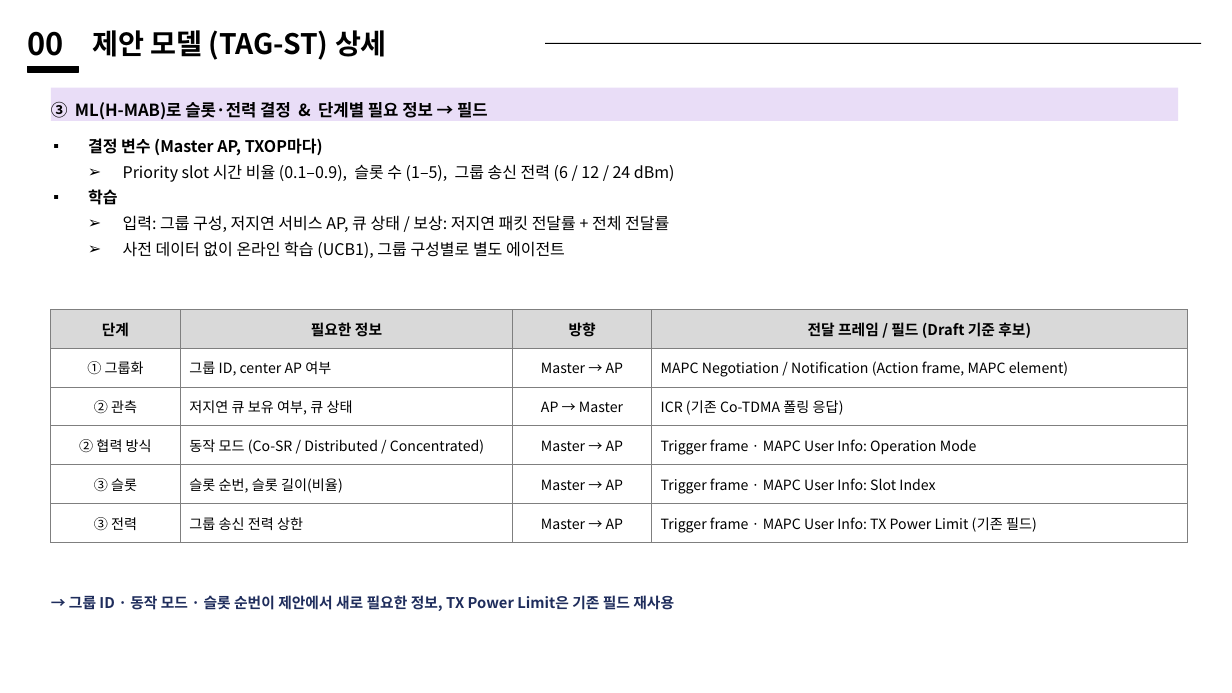
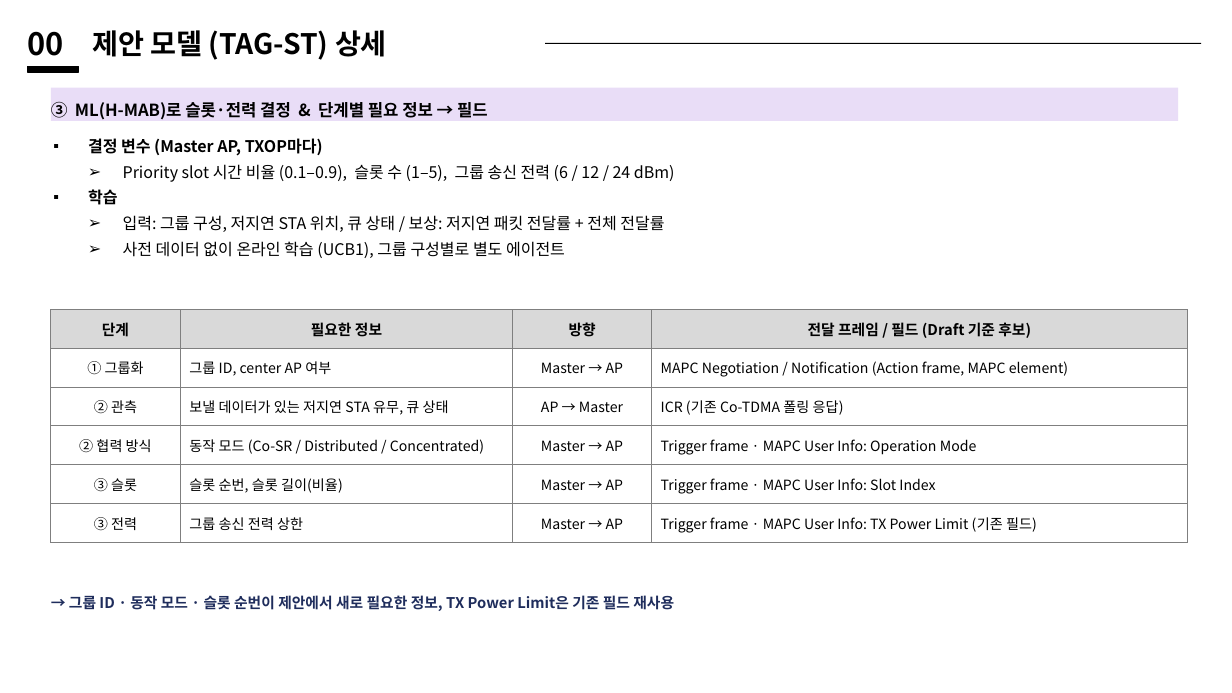
Before and after one commit to wanniii/Multi-AP-Coordination_Grouping, a slide deck: slide 4 of paper/slides/TAG-ST_model_detail_slides.pptx. Drawn at 1232x693 pixels with LibreOffice and Linux fonts; fonts in the diff are those of the drawing. Boxes give left, top, right and bottom in pixels: in the first picture for what was removed or moved away, otherwise in the second. Text is boxed around its words. In the diff, an @@ line names an element or a change of style, - is before the commit and + after.

```diff
--- a/paper/slides/TAG-ST_model_detail_slides.pptx
+++ b/paper/slides/TAG-ST_model_detail_slides.pptx
@@ text at (x1=123, y1=215, x2=664, y2=232): text changed @@
-  ➢ 입력: 그룹 구성, 저지연 서비스 AP, 큐 상태 / 보상: 저지연 패킷 전달률 + 전체 전달률
+  ➢ 입력: 그룹 구성, 저지연 STA 위치, 큐 상태 / 보상: 저지연 패킷 전달률 + 전체 전달률
@@ table at (x1=51, y1=310, x2=1188, y2=537) @@
-row 3, column 2: 저지연 큐 보유 여부, 큐 상태
+row 3, column 2: 보낼 데이터가 있는 저지연 STA 유무, 큐 상태
```
Also in this commit, not shown: 3 other slides changed, 1 other file.
